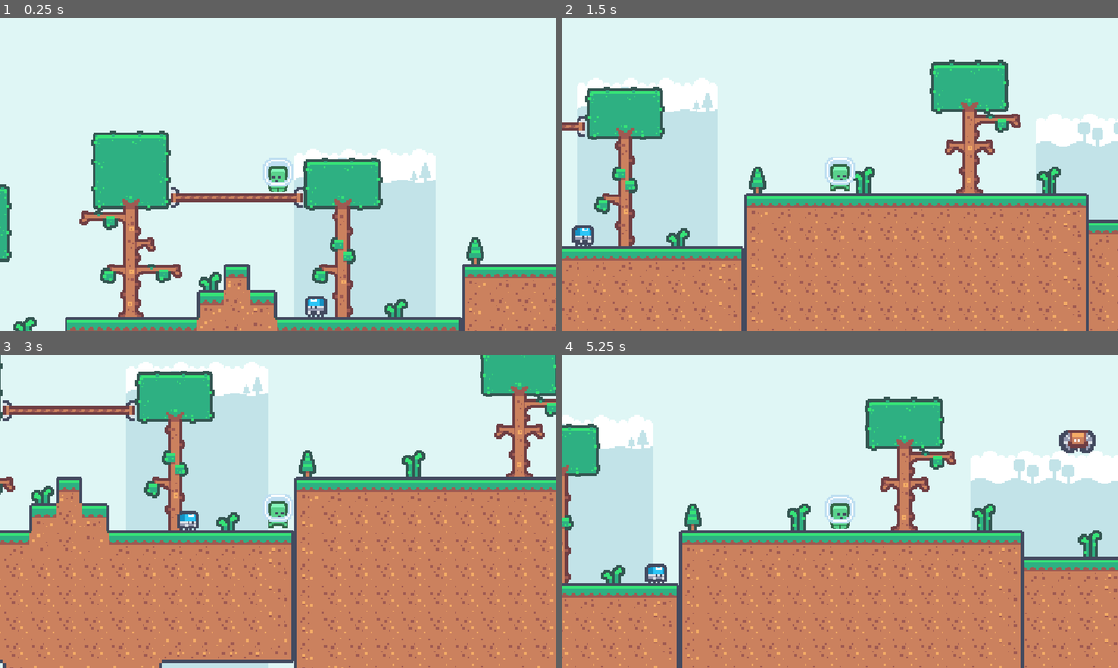
Above: before the commit, frames 1-4 (two rows, left to right).
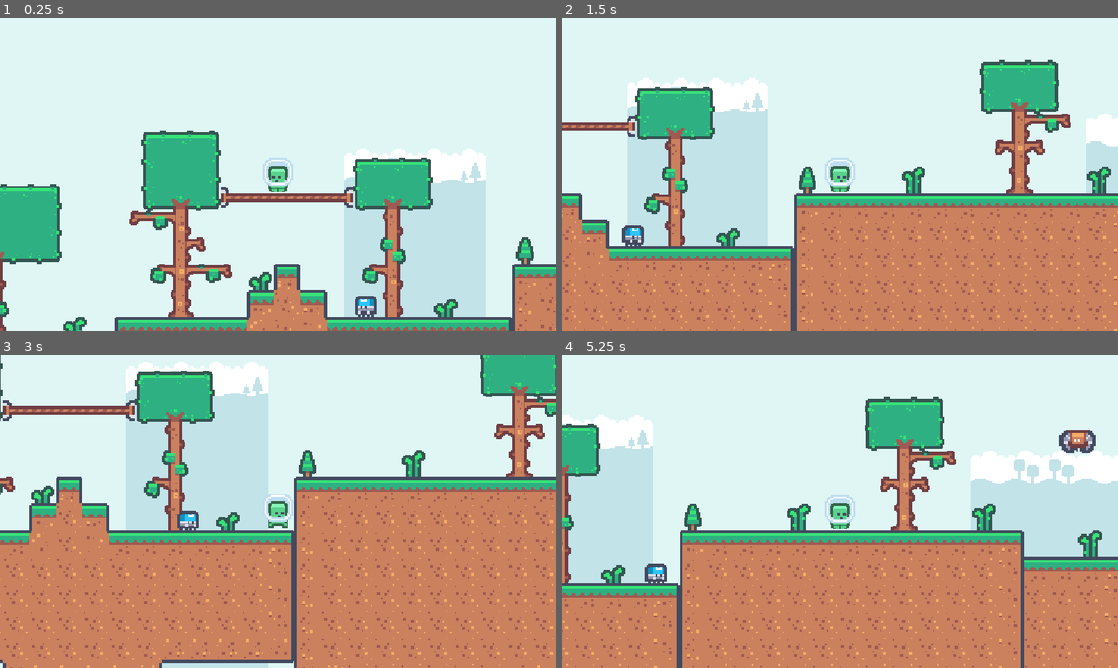
Above: after the commit, the same moments.

Repository: bbbbblueeeee/ISCS-30.14-Game2
Game: Godot game, scene res://Scenes/game_controller.tscn
The game is run twice, just before and just after one commit, with the same random seed, the same clock (stepped at 60 frames per second) and the same inputs.
Inputs:
- Up to frame 1 (0.25 s): no input
- Up to frame 2 (1.5 s): tap Enter (ui_accept) at 0.5, 0.77 s; hold E (Interact, bound only after the commit) 0.53-1.28 s; hold Right (ui_right) from 0.53 s (still down); tap Shift (dash) at 1.35 s
- Up to frame 3 (3 s): tap Enter (ui_accept) at 1.52 s; tap E (Interact, bound only after the commit) at 1.55, 2.85 s; release Right (ui_right) at 2.03 s; hold Left (ui_left) 2.03-2.78 s; hold E (Interact, bound only after the commit) 2.03-2.78 s; hold Right (ui_right) from 2.78 s (still down)
- Up to frame 4 (5.25 s): tap Enter (ui_accept) at 3.02, 3.77, 4.52 s; hold E (Interact, bound only after the commit) 3.53-4.28 s; tap Shift (dash) at 3.6 s; release Right (ui_right) at 4.28 s; hold Left (ui_left) 4.28-5.03 s; tap E (Interact, bound only after the commit) at 4.35 s; hold Right (ui_right) from 5.03 s (still down); hold E (Interact, bound only after the commit) from 5.03 s (still down)

The runs differ from the first frame. In frame 1, 30% of the frame differs, in the area x 0-100%, y 36-100%; in frame 2, 31%, in the area x 0-100%, y 13-100%; in frame 3, less than 0.1%; in frame 4, less than 0.1%.

Commit message:
Implemented Base NPCs
Implemented Base NPCs that can walk and be interacted with using E.

Diff:
--- a/iscs-30.14---game-2--2d-platformer/Scenes/coin_pickup.tscn
+++ b/iscs-30.14---game-2--2d-platformer/Scenes/coin_pickup.tscn
@@ -41,7 +41,7 @@
 theme_override_colors/font_outline_color = Color(0, 0, 0, 1)
 theme_override_constants/line_spacing = 5
 theme_override_constants/paragraph_spacing = 0
-theme_override_constants/outline_size = 7
+theme_override_constants/outline_size = 4
 theme_override_fonts/font = ExtResource("3_3ufb4")
 theme_override_font_sizes/font_size = 8
 text = "Dash Unlocked!"
--- a/iscs-30.14---game-2--2d-platformer/Scenes/diamond_pickup.tscn
+++ b/iscs-30.14---game-2--2d-platformer/Scenes/diamond_pickup.tscn
@@ -42,7 +42,7 @@
 theme_override_colors/font_outline_color = Color(0, 0, 0, 1)
 theme_override_constants/line_spacing = 5
 theme_override_constants/paragraph_spacing = 0
-theme_override_constants/outline_size = 7
+theme_override_constants/outline_size = 4
 theme_override_fonts/font = ExtResource("3_5l11i")
 theme_override_font_sizes/font_size = 8
 text = "Double Jump
--- a/iscs-30.14---game-2--2d-platformer/Scenes/extra_life.tscn
+++ b/iscs-30.14---game-2--2d-platformer/Scenes/extra_life.tscn
@@ -45,7 +45,7 @@
 theme_override_colors/font_outline_color = Color(0, 0, 0, 1)
 theme_override_constants/line_spacing = 5
 theme_override_constants/paragraph_spacing = 0
-theme_override_constants/outline_size = 7
+theme_override_constants/outline_size = 4
 theme_override_fonts/font = ExtResource("2_3my0k")
 theme_override_font_sizes/font_size = 8
 text = "Extra Life
--- a/iscs-30.14---game-2--2d-platformer/Scenes/game_controller.tscn
+++ b/iscs-30.14---game-2--2d-platformer/Scenes/game_controller.tscn
@@ -9,6 +9,7 @@
 [ext_resource type="PackedScene" uid="uid://bf3wry4idqq15" path="res://Scenes/enemy.tscn" id="4_k0qbb"]
 [ext_resource type="PackedScene" uid="uid://bkf4m33tfx6gk" path="res://Scenes/coin_pickup.tscn" id="5_27abl"]
 [ext_resource type="AudioStream" uid="uid://dgpdlcpud81em" path="res://Assets/Imported/Blue Archive OST 16. MX Adventure.mp3" id="6_k0qbb"]
+[ext_resource type="PackedScene" uid="uid://c8dmuq7ja38lu" path="res://Scenes/npc.tscn" id="7_h1rn0"]
 [ext_resource type="PackedScene" uid="uid://dv2sclccielcx" path="res://Scenes/key.tscn" id="8_gruqv"]
 [ext_resource type="PackedScene" uid="uid://c8nou5tdx5cb8" path="res://Scenes/extra_life.tscn" id="8_smyyb"]
 
@@ -44,6 +45,9 @@
 position = Vector2(903, 130)
 collision_mask = 2
 
+[node name="NPC1" parent="." unique_id=1647988912 instance=ExtResource("7_h1rn0")]
+position = Vector2(-607, -66)
+
 [node name="Enemy" type="Node2D" parent="." unique_id=745798073]
 
 [node name="small-critter" parent="Enemy" unique_id=383263728 instance=ExtResource("4_k0qbb")]
@@ -62,7 +66,7 @@
 position = Vector2(-3, 6)
 
 [node name="Character" parent="." unique_id=1376504322 instance=ExtResource("1_nqxm2")]
-position = Vector2(-35, -94)
+position = Vector2(-69, -90)
 
 [node name="Camera2D" type="Camera2D" parent="Character" unique_id=659821157]
 zoom = Vector2(3.05, 3.05)
--- /dev/null
+++ b/iscs-30.14---game-2--2d-platformer/Scenes/npc.tscn
@@ -0,0 +1,75 @@
+[gd_scene format=3 uid="uid://c8dmuq7ja38lu"]
+
+[ext_resource type="Texture2D" uid="uid://2tpp6abxxuk6" path="res://Assets/Imported/Kenney/tilemap-characters.png" id="1_acqhf"]
+[ext_resource type="Script" uid="uid://dbgftmrf44kdm" path="res://Scripts/npc.gd" id="1_g6unj"]
+[ext_resource type="FontFile" uid="uid://m2tysrki5bef" path="res://Assets/Imported/Brackeys/fonts/PixelOperator8-Bold.ttf" id="3_h1ryf"]
+
+[sub_resource type="AtlasTexture" id="AtlasTexture_xxsvc"]
+atlas = ExtResource("1_acqhf")
+region = Rect2(150, 0, 24, 24)
+
+[sub_resource type="AtlasTexture" id="AtlasTexture_g6unj"]
+atlas = ExtResource("1_acqhf")
+region = Rect2(175, 0, 24, 24)
+
+[sub_resource type="SpriteFrames" id="SpriteFrames_sd078"]
+animations = [{
+"frames": [{
+"duration": 1.0,
+"texture": SubResource("AtlasTexture_xxsvc")
+}],
+"loop": 1,
+"name": &"idle",
+"speed": 6.0
+}, {
+"frames": [{
+"duration": 1.0,
+"texture": SubResource("AtlasTexture_xxsvc")
+}, {
+"duration": 1.0,
+"texture": SubResource("AtlasTexture_g6unj")
+}],
+"loop": 1,
+"name": &"walking",
+"speed": 6.0
+}]
+
+[sub_resource type="CapsuleShape2D" id="CapsuleShape2D_lgex6"]
+radius = 11.0
+height = 26.0
+
+[node name="NPC" type="Node2D" unique_id=1647988912]
+script = ExtResource("1_g6unj")
+
+[node name="AnimatedSprite2D" type="AnimatedSprite2D" parent="." unique_id=121326599]
+sprite_frames = SubResource("SpriteFrames_sd078")
+animation = &"walking"
+autoplay = "walking"
+
+[node name="NPC Area" type="Area2D" parent="." unique_id=493113713]
+collision_mask = 2
+
+[node name="CollisionShape2D" type="CollisionShape2D" parent="NPC Area" unique_id=1185926274]
+shape = SubResource("CapsuleShape2D_lgex6")
+
+[node name="Left" type="RayCast2D" parent="." unique_id=228250972]
+target_position = Vector2(-14, 0)
+
+[node name="Right" type="RayCast2D" parent="." unique_id=687801022]
+target_position = Vector2(14, 0)
+
+[node name="Label" type="Label" parent="." unique_id=756334170]
+offset_left = -49.0
+offset_top = -30.0
+offset_right = 51.0
+offset_bottom = -10.0
+theme_override_colors/font_outline_color = Color(0, 0, 0, 1)
+theme_override_constants/outline_size = 4
+theme_override_fonts/font = ExtResource("3_h1ryf")
+theme_override_font_sizes/font_size = 8
+text = "u smell"
+horizontal_alignment = 1
+vertical_alignment = 1
+
+[connection signal="body_entered" from="NPC Area" to="." method="_on_npc_area_body_entered"]
+[connection signal="body_exited" from="NPC Area" to="." method="_on_npc_area_body_exited"]
--- a/iscs-30.14---game-2--2d-platformer/Scenes/world.tscn
+++ b/iscs-30.14---game-2--2d-platformer/Scenes/world.tscn
@@ -350,4 +350,4 @@
 [node name="Map Tiles" type="TileMap" parent="." unique_id=1077953541]
 tile_set = SubResource("TileSet_sd078")
 format = 2
-layer_0/tile_data = PackedInt32Array(65540, 196609, 1, 65541 …(18079 unchanged characters)… 6, -262108, 65537, 6, -196573, 589825, 6)
+layer_0/tile_data = PackedInt32Array(65540, 196609, 1, 65541 …(18079 unchanged characters)… 6, -262108, 65537, 6, -196573, 589825, 6, -196639, 1, 0, -131103, 1, 0, -131104, 1, 0, -131105, 1, 0, -131106, 1, 0, -131107, 1, 0, -131108, 1, 0, -131109, 1, 0, -196645, 1, 0)
--- /dev/null
+++ b/iscs-30.14---game-2--2d-platformer/Scripts/npc.gd
@@ -0,0 +1,50 @@
+extends Node2D
+
+@onready var sprite: AnimatedSprite2D = $AnimatedSprite2D
+@onready var left_ray: RayCast2D = $Left
+@onready var right_ray: RayCast2D = $Right
+@onready var label: Label = $Label
+@onready var npc_area: Area2D = $"NPC Area"
+@onready var collision_shape_2d: CollisionShape2D = $"NPC Area/CollisionShape2D"
+
+const SPEED = 60
+var direction = 1
+var is_colliding = false
+var is_showing_text = false
+
+# Called when the node enters the scene tree for the first time.
+func _ready() -> void:
+	sprite.flip_h = true
+	label.hide()
+
+
+# Called every frame. 'delta' is the elapsed time since the previous frame.
+func _process(delta: float) -> void:
+	if right_ray.is_colliding():
+		direction = -1
+		sprite.flip_h = false
+	if left_ray.is_colliding():
+		direction = 1
+		sprite.flip_h = true
+
+
+	position.x += direction * SPEED * delta
+	detect_player_interaction()
+
+func detect_player_interaction():
+	if Input.is_action_pressed("Interact") and is_colliding and !is_showing_text:
+		is_showing_text = true
+		label.show()
+		await (get_tree().create_timer(5).timeout)
+		label.hide()
+		is_showing_text = false
+
+
+func _on_npc_area_body_entered(body: Node2D) -> void:
+	is_colliding = true
+	print("NPC Collide!")
+
+
+func _on_npc_area_body_exited(body: Node2D) -> void:
+	is_colliding = false
+	print("NPC Left!")
--- a/iscs-30.14---game-2--2d-platformer/project.godot
+++ b/iscs-30.14---game-2--2d-platformer/project.godot
@@ -35,6 +35,11 @@
 "events": [Object(InputEventKey,"resource_local_to_scene":false,"resource_name":"","device":16,"window_id":0,"alt_press …(195 unchanged characters)…
 ]
 }
+Interact={
+"deadzone": 0.2,
+"events": [Object(InputEventKey,"resource_local_to_scene":false,"resource_name":"","device":16,"window_id":0,"alt_pressed":false,"shift_pressed":false,"ctrl_pressed":false,"meta_pressed":false,"pressed":false,"keycode":0,"physical_keycode":69,"key_label":0,"unicode":0,"location":0,"echo":false,"script":null)
+]
+}
 
 [physics]
 
Not shown, added: iscs-30.14---game-2--2d-platformer/Scripts/npc.gd.uid
Not shown, added: iscs-30.14---game-2--2d-platformer/Scenes/npc.tscn5982392394.tmp
Not shown, added: iscs-30.14---game-2--2d-platformer/Scenes/npc.tscn5988771036.tmp
